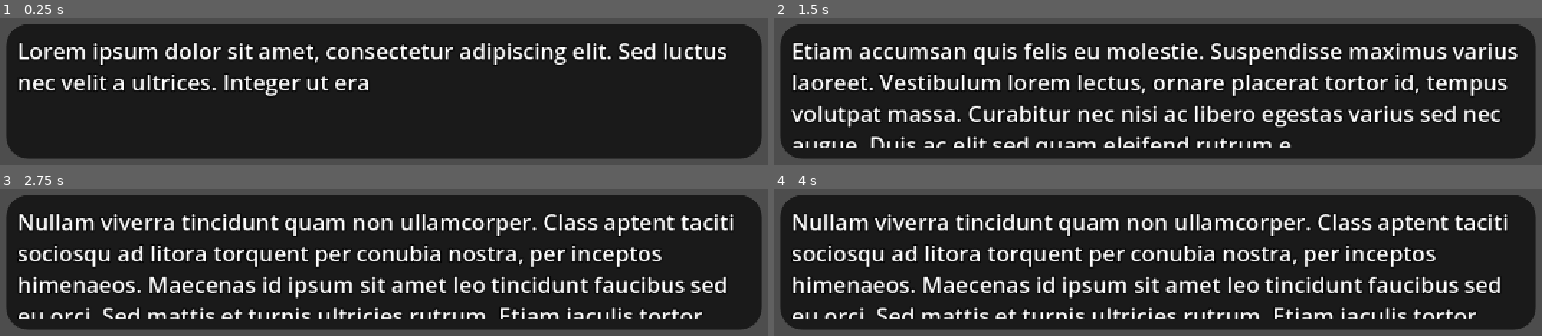
Above: before the commit, frames 1-4 (two rows, left to right).
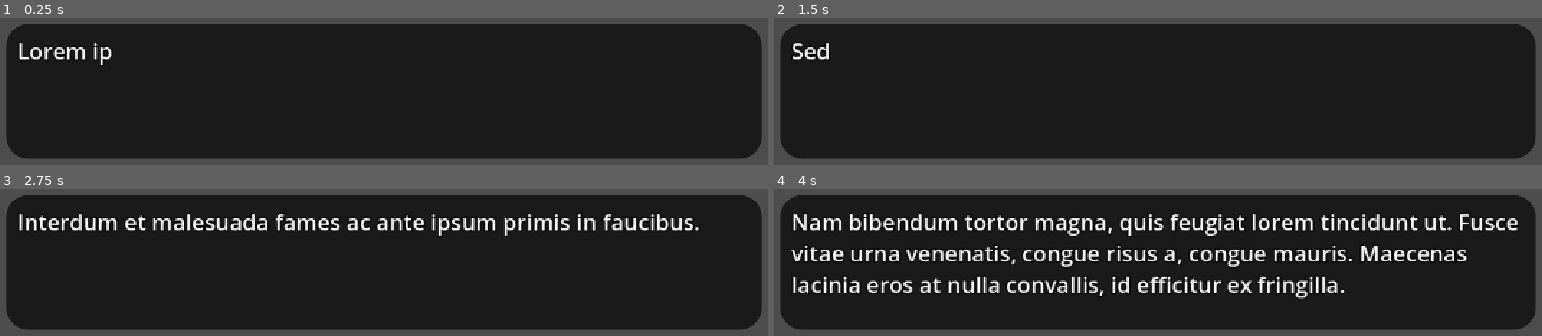
Above: after the commit, the same moments.

Repository: master172/NewDialogueSystem
Game: Godot game, scene res://tests/dialogue_testing.tscn
Two runs of this game, one before a commit and one after it. Both use one fixed random seed, a clock stepped at 60 frames per second and the inputs below. The project has no main scene, so this scene is started directly.
Inputs:
- Up to frame 1 (0.25 s): no input
- Up to frame 2 (1.5 s): tap Enter (ui_accept) at 0.5, 0.6, 0.77, 1.07, 1.35 s
- Up to frame 3 (2.75 s): tap Enter (ui_accept) at 1.52, 1.82, 2.1 s
- Up to frame 4 (4 s): tap Enter (ui_accept) at 2.75, 2.85, 3.02, 3.32, 3.6, 3.77 s

The runs differ from the first frame. In frame 1, 5.8% of the frame differs, in the area x 2-95%, y 17-54%; in frame 2, 15%; in frame 3, 17%; in frame 4, 20%, in the area x 2-97%, y 17-89%.

Commit message:
make the text display more robust

Diff:
--- a/src/runtime/dialog_box.gd
+++ b/src/runtime/dialog_box.gd
@@ -1,23 +1,109 @@
 extends Panel
 class_name DialogueBox
+
+enum STATES {
+	IDLE,
+	TYPING,
+	WAITING_FOR_INPUT
+}
+
+var current_state:STATES = STATES.IDLE
 
 signal advance_signal
 
 @export var text_box: RichTextLabel
+@export var text_paginator: TextPaginator
 
-var can_advance:bool = false
+var pages:PackedStringArray = []
+var current_page:int = -1
+
+var current_tween:Tween
+
+var can_skip:bool = true
+
+@export var seconds_per_character:float = 0.03
+
+func start_dialog_processing(text:String)->bool:
+	pages = TextPaginator.basic_paginate(text)
+	print(TextPaginator.basic_paginate(text))
+
+	if pages.is_empty():
+		push_error("no text to be paginated")
+		return false
+	current_page = 0
+
+	return true
+
+func end_dialog_processing()->void:
+	pages.clear()
+	current_page = -1
+	current_state = STATES.IDLE
+	text_box.text = ""
+	if current_tween:
+		current_tween.kill()
+		current_tween = null
+
+func display_dialog(text:String)->void:
+	text_box.visible_ratio = 0
+	if not start_dialog_processing(text):
+		return
+	show_current_page()
+
+func show_current_page()->void:
+	if current_page == -1:
+		push_error("pagination not setup properly")
+		return
+	if current_page >= pages.size():
+		push_error("attempting going over pages limit")
+		return
+	display_text(pages[current_page])
 
 func display_text(text:String)->void:
-	can_advance = false
+	current_state = STATES.TYPING
+
 	text_box.visible_ratio = 0
 	text_box.text = text
-	var tween:Tween = get_tree().create_tween()
-	tween.tween_property(text_box,"visible_ratio",1.0,1.0)
-	tween.finished.connect(text_display_finished)
+
+	if current_tween:
+		current_tween.kill()
+
+	current_tween = get_tree().create_tween()
+	var tween_time:float = text.length() * seconds_per_character
+	current_tween.tween_property(text_box,"visible_ratio",1.0,tween_time)
+	current_tween.finished.connect(text_display_finished)
 
 func text_display_finished()->void:
-	can_advance = true
+
+	current_tween = null
+	current_state = STATES.WAITING_FOR_INPUT
+
+func manage_advancement_request()->void:
+	match current_state:
+		STATES.TYPING:
+			skip_typing()
+		STATES.WAITING_FOR_INPUT:
+			advance_page_or_finish()
+		STATES.IDLE:
+			return
+
+func skip_typing()->void:
+	if not can_skip:
+		return
+	if current_tween:
+		current_tween.kill()
+		current_tween = null
+
+	text_box.visible_ratio = 1.0
+	current_state = STATES.WAITING_FOR_INPUT
+
+func advance_page_or_finish()->void:
+	current_page += 1
+	if current_page >= pages.size():
+		advance_signal.emit()
+		end_dialog_processing()
+	else:
+		show_current_page()
 
 func _physics_process(delta: float) -> void:
-	if Input.is_action_just_pressed("ui_accept") and can_advance:
-		advance_signal.emit()
+	if Input.is_action_just_pressed("ui_accept"):
+		manage_advancement_request()
--- a/src/runtime/dialogue_runtime.gd
+++ b/src/runtime/dialogue_runtime.gd
@@ -98,7 +98,7 @@
 			end_dialog()
 		BaseDialogueNode.transaction_results.ADVANCE:
 			graph_map[current_dialogue_node_id]._exit(dialogue_context)
-			var next_node_map:Vector2i = connection_map[Vector2i(result.node_id,result.port_id)]
+			var next_node_map:Vector2i = connection_map[Vector2i(current_dialogue_node_id,result.port_id)]
 			current_dialogue_node_id = next_node_map.x
 			graph_map[current_dialogue_node_id]._enter(dialogue_context)
 		BaseDialogueNode.transaction_results.RUNNING:
--- a/src/runtime/dialogue_runtime.tscn
+++ b/src/runtime/dialogue_runtime.tscn
@@ -3,6 +3,7 @@
 [ext_resource type="Script" uid="uid://b3fxcda7u8xw0" path="res://src/runtime/dialogue_runtime.gd" id="1_k2jg8"]
 [ext_resource type="Script" uid="uid://b473faupfhkyk" path="res://src/runtime/connection_parser.gd" id="2_28ruv"]
 [ext_resource type="Script" uid="uid://ddebqc6bxskj4" path="res://src/runtime/dialog_box.gd" id="2_ixoop"]
+[ext_resource type="Script" uid="uid://86e7k80k7h6q" path="res://src/runtime/text_paginator.gd" id="3_wmnoh"]
 
 [sub_resource type="StyleBoxFlat" id="StyleBoxFlat_mbnqy"]
 
@@ -46,12 +47,13 @@
 theme_override_constants/margin_right = 32
 theme_override_constants/margin_bottom = 32
 
-[node name="DialogBox" type="Panel" parent="MainContainer/MarginContainer" unique_id=2042653408 node_paths=PackedStringArray("text_box")]
+[node name="DialogBox" type="Panel" parent="MainContainer/MarginContainer" unique_id=2042653408 node_paths=PackedStringArray("text_box", "text_paginator")]
 layout_mode = 2
 size_flags_vertical = 3
 theme_override_styles/panel = SubResource("StyleBoxFlat_34jt8")
 script = ExtResource("2_ixoop")
 text_box = NodePath("MarginContainer/TextBox")
+text_paginator = NodePath("TextPaginator")
 
 [node name="MarginContainer" type="MarginContainer" parent="MainContainer/MarginContainer/DialogBox" unique_id=63563409]
 layout_mode = 1
@@ -78,5 +80,8 @@
 bbcode_enabled = true
 scroll_active = false
 
+[node name="TextPaginator" type="Node" parent="MainContainer/MarginContainer/DialogBox" unique_id=55267428]
+script = ExtResource("3_wmnoh")
+
 [node name="GraphParser" type="Node" parent="." unique_id=956331755]
 script = ExtResource("2_28ruv")
--- /dev/null
+++ b/src/runtime/text_paginator.gd
@@ -0,0 +1,12 @@
+extends Node
+class_name TextPaginator
+
+static func basic_paginate(text:String)->PackedStringArray:
+	var returning_array:PackedStringArray = []
+
+	returning_array = text.split("[page]")
+
+	for i:int in returning_array.size():
+		returning_array[i] = returning_array[i].strip_edges()
+
+	return returning_array
--- a/src/script_templates/dialogue_nodes/base_dialogue_node.gd
+++ b/src/script_templates/dialogue_nodes/base_dialogue_node.gd
@@ -11,7 +11,6 @@
 func create_result(type_of_result:transaction_results,port:int=0)->DialogueNodeUpdateResult:
 	var result:DialogueNodeUpdateResult = DialogueNodeUpdateResult.new()
 	result.result_type = type_of_result
-	result.node_id = id
 	result.port_id = port
 	return result
 
--- a/src/script_templates/dialogue_nodes/core_nodes/dialogue_text_node.gd
+++ b/src/script_templates/dialogue_nodes/core_nodes/dialogue_text_node.gd
@@ -9,7 +9,7 @@
 	if not context.dialog_box_interface.advance_signal.is_connected(advance_signal_recieved):
 		context.dialog_box_interface.advance_signal.connect(advance_signal_recieved)
 
-	context.dialog_box_interface.display_text(text)
+	context.dialog_box_interface.display_dialog(text)
 
 
 func _exit(context:DialogueContext)->void:
--- a/src/script_templates/transaction_resources/DialogueNodeUpdateResult.gd
+++ b/src/script_templates/transaction_resources/DialogueNodeUpdateResult.gd
@@ -2,6 +2,4 @@
 class_name DialogueNodeUpdateResult
 
 var result_type:BaseDialogueNode.transaction_results
-
-var node_id:int
 var port_id:int
--- a/tests/dialogue_testing.tscn
+++ b/tests/dialogue_testing.tscn
@@ -38,13 +38,27 @@
 
 [sub_resource type="Resource" id="Resource_jupo1"]
 script = ExtResource("5_wlpup")
-text = "Lorem ipsum dolor sit amet, consectetur adipiscing elit. Sed luctus nec velit a ultrices. Integer ut erat volutpat lacus fermentum ullamcorper. In mattis justo ut feugiat tincidunt. Class aptent taciti sociosqu ad litora torquent per conubia nostra, per inceptos himenaeos. Sed vel erat ut nisl tempus condimentum. Praesent ullamcorper sagittis viverra. Interdum et malesuada fames ac ante ipsum primis in faucibus. "
+text = "Lorem ipsum dolor sit amet, consectetur adipiscing elit. Sed luctus nec velit a ultrices.
+[page][page]
+ Integer ut erat volutpat lacus fermentum ullamcorper. In mattis justo ut feugiat tincidunt. Class aptent taciti sociosqu ad litora torquent per conubia nostra, per inceptos himenaeos.
+[page]
+ Sed vel erat ut nisl tempus condimentum. Praesent ullamcorper sagittis viverra.
+ [page]
+Interdum et malesuada fames ac ante ipsum primis in faucibus. "
 id = 1
 metadata/_custom_type_script = "uid://ce2qfikhk5avg"
 
 [sub_resource type="Resource" id="Resource_3yrwc"]
 script = ExtResource("5_wlpup")
-text = "Etiam accumsan quis felis eu molestie. Suspendisse maximus varius laoreet. Vestibulum lorem lectus, ornare placerat tortor id, tempus volutpat massa. Curabitur nec nisi ac libero egestas varius sed nec augue. Duis ac elit sed quam eleifend rutrum et sit amet mauris. Aliquam dolor arcu, tincidunt quis turpis ac, elementum tincidunt tortor. Nam bibendum tortor magna, quis feugiat lorem tincidunt ut. Fusce vitae urna venenatis, congue risus a, congue mauris. Maecenas lacinia eros at nulla convallis, id efficitur ex fringilla. Proin posuere et nibh nec accumsan. Sed eget nunc non augue laoreet lacinia eget nec sapien. "
+text = "Etiam accumsan quis felis eu molestie. Suspendisse maximus varius laoreet. Vestibulum lorem lectus, ornare placerat tortor id, tempus volutpat massa.
+[page]
+Curabitur nec nisi ac libero egestas varius sed nec augue. Duis ac elit sed quam eleifend rutrum et sit amet mauris. Aliquam dolor arcu, tincidunt quis turpis ac, elementum tincidunt tortor.
+[page]
+ Nam bibendum tortor magna, quis feugiat lorem tincidunt ut. Fusce vitae urna venenatis, congue risus a, congue mauris. Maecenas lacinia eros at nulla convallis, id efficitur ex fringilla.
+[page]
+Proin posuere et nibh nec accumsan.
+[page]
+Sed eget nunc non augue laoreet lacinia eget nec sapien. "
 id = 2
 metadata/_custom_type_script = "uid://ce2qfikhk5avg"
 
@@ -55,7 +69,19 @@
 
 [sub_resource type="Resource" id="Resource_28ruv"]
 script = ExtResource("5_wlpup")
-text = "Nullam viverra tincidunt quam non ullamcorper. Class aptent taciti sociosqu ad litora torquent per conubia nostra, per inceptos himenaeos. Maecenas id ipsum sit amet leo tincidunt faucibus sed eu orci. Sed mattis et turpis ultricies rutrum. Etiam iaculis tortor vitae ex aliquet iaculis. Integer eget justo non augue commodo eleifend non sit amet metus. Aenean eleifend ipsum eget mattis egestas. Morbi vestibulum sed risus a bibendum. Nam at mi vel nisl efficitur fringilla. Aliquam facilisis ligula id sem tristique, vitae feugiat tortor ultrices. Morbi ac leo rhoncus, posuere lectus eu, hendrerit mi. Aliquam erat volutpat. Suspendisse lacinia ullamcorper erat. Pellentesque habitant morbi tristique senectus et netus et malesuada fames ac turpis egestas. Ut sem est, lobortis vel metus ac, efficitur luctus diam. "
+text = "Nullam viverra tincidunt quam non ullamcorper. Class aptent taciti sociosqu ad litora torquent per conubia nostra, per inceptos himenaeos.
+[page]
+ Maecenas id ipsum sit amet leo tincidunt faucibus sed eu orci. Sed mattis et turpis ultricies rutrum. Etiam iaculis tortor vitae ex aliquet iaculis.
+[page]
+Integer eget justo non augue commodo eleifend non sit amet metus. Aenean eleifend ipsum eget mattis egestas.
+[page]
+ Morbi vestibulum sed risus a bibendum. Nam at mi vel nisl efficitur fringilla. Aliquam facilisis ligula id sem tristique, vitae feugiat tortor ultrices.
+[page]
+ Morbi ac leo rhoncus, posuere lectus eu, hendrerit mi. Aliquam erat volutpat. Suspendisse lacinia ullamcorper erat.
+[page]
+Pellentesque habitant morbi tristique senectus et netus et malesuada fames ac turpis egestas.
+[page]
+ Ut sem est, lobortis vel metus ac, efficitur luctus diam. "
 id = 4
 metadata/_custom_type_script = "uid://ce2qfikhk5avg"
 
Not shown, added: src/runtime/text_paginator.gd.uid
